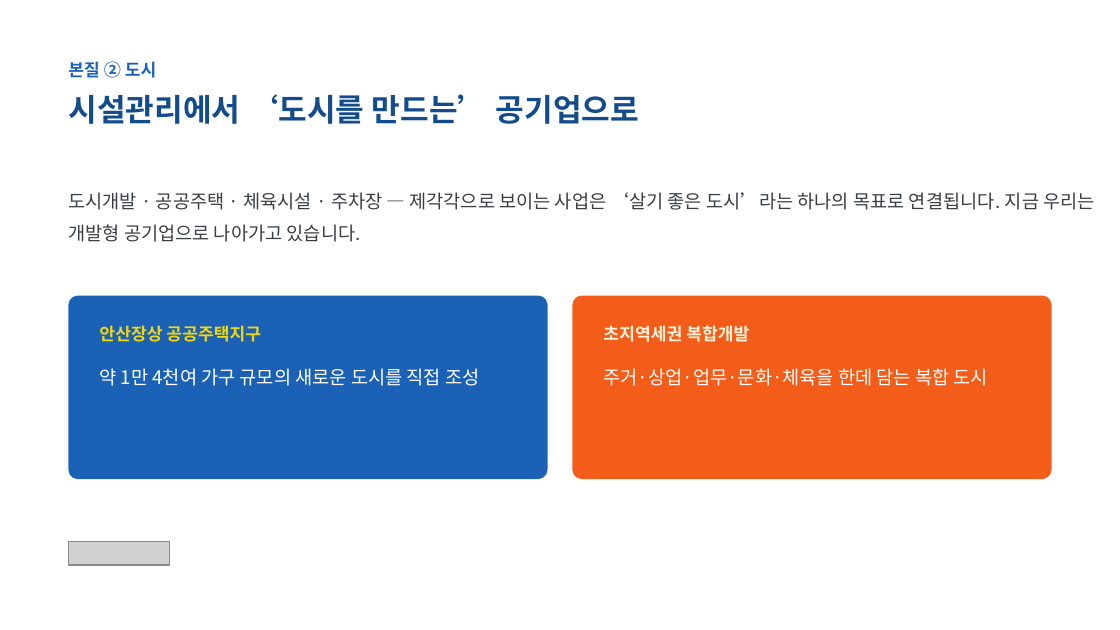
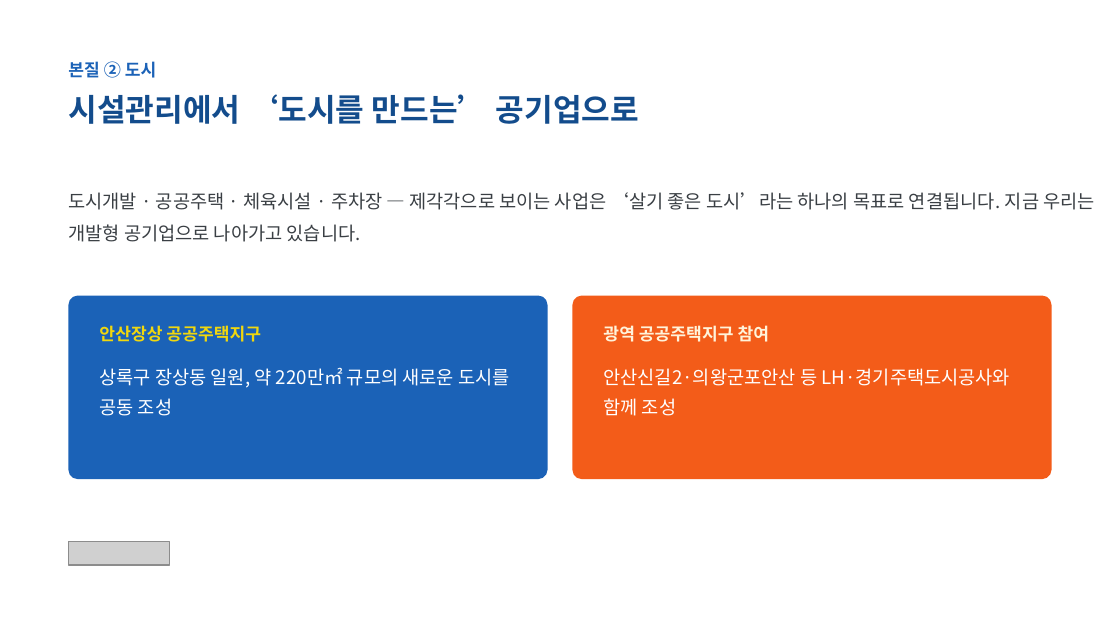
Before and after one commit to lbs6368-arch/my-project, a slide deck: slide 6 of 안산도시공사_직원워크샵_사장특강_발표자료_20261024.pptx. Drawn at 1120x630 pixels with LibreOffice and Linux fonts; fonts in the diff are those of the drawing; grey boxes stand for pictures. Boxes give left, top, right and bottom in pixels: in the first picture for what was removed or moved away, otherwise in the second. Text is boxed around its words. In the diff, an @@ line names an element or a change of style, - is before the commit and + after.

```diff
--- a/안산도시공사_직원워크샵_사장특강_발표자료_20261024.pptx
+++ b/안산도시공사_직원워크샵_사장특강_발표자료_20261024.pptx
@@ text at [603, 325, 770, 342]: text changed @@
-초지역세권 복합개발
+광역 공공주택지구 참여
@@ text at [99, 367, 509, 416]: text changed @@
-약 1만 4천여 가구 규모의 새로운 도시를 직접 조성
+상록구 장상동 일원, 약 220만㎡ 규모의 새로운 도시를 공동 조성
@@ text at [603, 368, 1011, 416]: text changed @@
-주거·상업·업무·문화·체육을 한데 담는 복합 도시
+안산신길2·의왕군포안산 등 LH·경기주택도시공사와 함께 조성
```
Also in this commit, not shown: 1 slide added, 1 slide removed, 1 other file.
